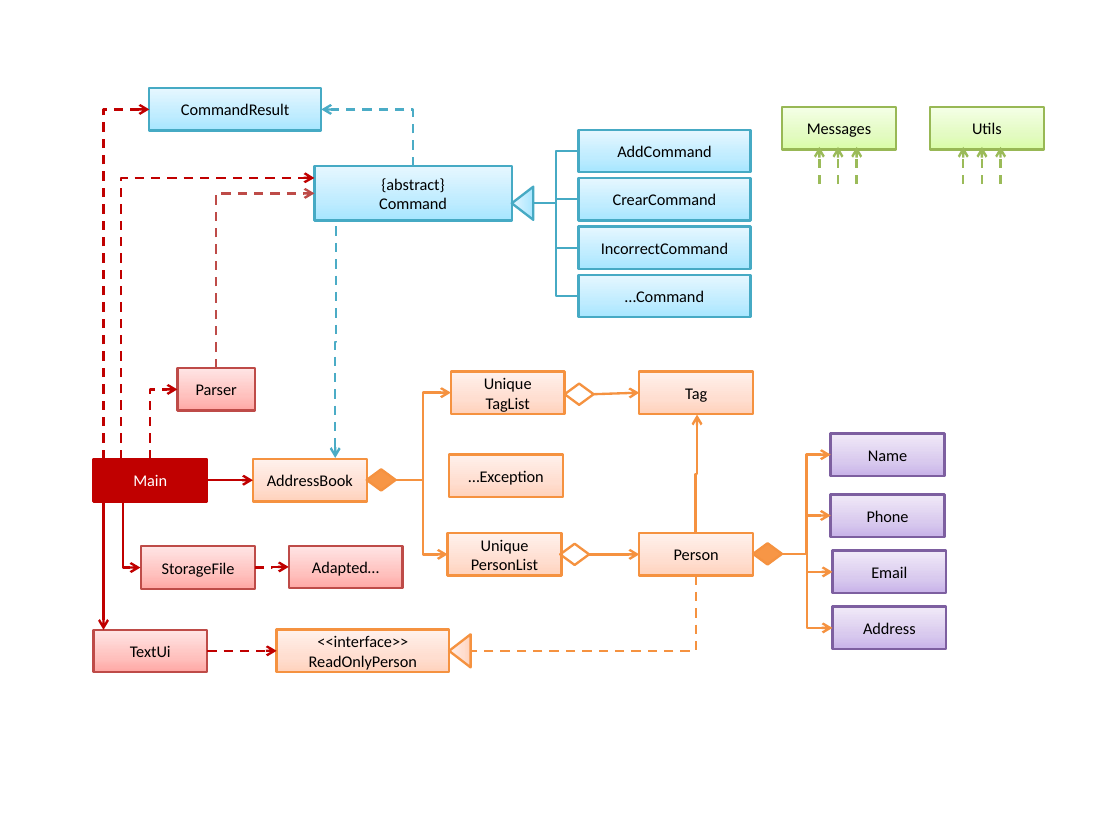
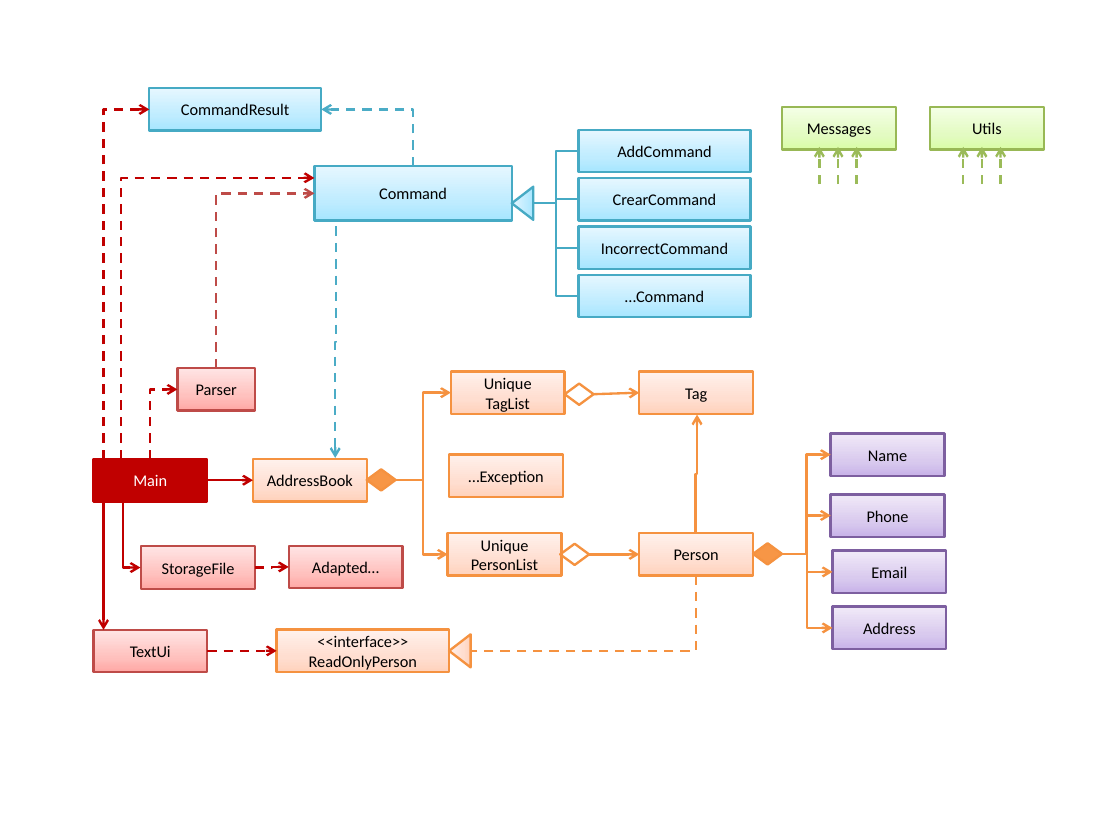
Before and after one commit to se-edu/addressbook-level2, a slide deck: slide 2 of doc/Diagrams.pptx. Drawn at 1120x840 pixels with LibreOffice and Linux fonts; fonts in the diff are those of the drawing. Boxes give left, top, right and bottom in pixels: in the first picture for what was removed or moved away, otherwise in the second. Text is boxed around its words. In the diff, an @@ line names an element or a change of style, - is before the commit and + after.

Commit message:
Command class: make non-abstract
Command class is abstract.

Abstract classes are not an LO covered at level2.

Let's make Command class non-abstract so that students who haven't
learned about abstract classes are not confused by it.

```diff
--- a/doc/Diagrams.pptx
+++ b/doc/Diagrams.pptx
@@ text in rectangle at <box>379,187,447,199</box>: text changed @@
-{abstract}
-Command
+Command
```
Also in this commit, not shown: 2 other files.
